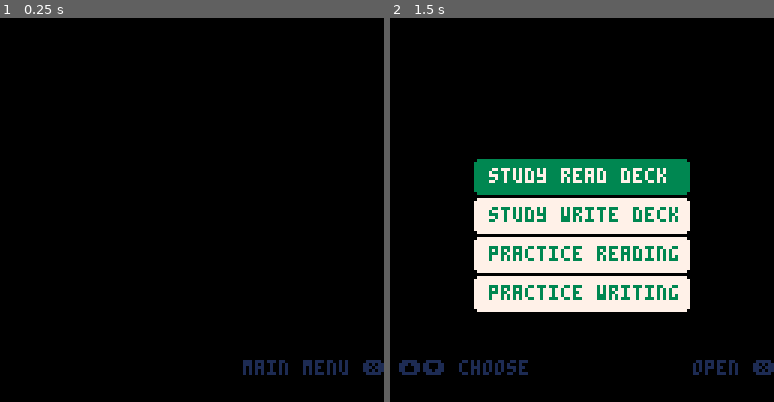
Above: before the commit, frames 1-2 (left to right).
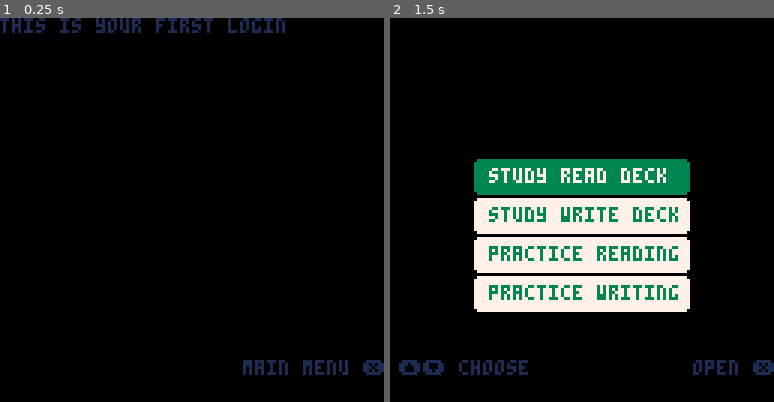
Above: after the commit, the same moments.

Repository: SestrenExsis/KanaPractice
Game: PICO-8 cartridge hiragana.p8
Same seed, same stepped clock (60 frames per second), same inputs: the game is played once before the commit and once after it.
Inputs (mouse positions are in pixels of both pictures, inside the frame that each line leads up to):
- Up to frame 1 (0.25 s): no input
- Up to frame 2 (1.5 s): tap O (Z key) at 0.33, 0.7, 1.43 s; click (459, 121) at 0.67 s; tap X (X key) at 1.07 s; click (520, 267) at 1.22 s

The runs differ from the first frame. In frame 1, 1.1% of the frame differs, in the area x 0-75%, y 0-4%; in frame 2, nothing differs.

Commit message:
Show previous login time in UTC

Diff:
--- a/hiragana.p8
+++ b/hiragana.p8
@@ -416,12 +416,6 @@
 -- 63   : memory version
 
 function _init()
-	local yr=stat(80) --4-digit
-	local mo=stat(81) --1..12
-	local dy=stat(82) --1..31
-	local hr=stat(83) --0..23
-	local mi=stat(84) --0..59
-	local sc=stat(85) --0..61
 	if dget(63)==0 then
 		-- if this is first load
 		-- add a,e,i,o,u to decks
@@ -431,6 +425,33 @@
 		dset(3,0x4000.4000)
 		dset(4,0x4000.4000)
 	end
+	-- store previous login time
+	local l=""
+	if dget(57)==0 then
+		l="this is your first login"
+	else
+		local yr=tostr(dget(57))
+		local mo=tostr(dget(58))
+		if (#mo==1) mo="0"..mo
+		local dy=tostr(dget(59))
+		if (#dy==1) dy="0"..dy
+		local hr=tostr(dget(60))
+		if (#hr==1) hr="0"..hr
+		local mi=tostr(dget(61))
+		if (#mi==1) mi="0"..mi
+		local sc=tostr(dget(62))
+		if (#sc==1) sc="0"..sc
+		l=l..yr.."-"..mo.."-"..dy
+		l=l.." "..hr..":"..mi.." utc"
+	end
+	_logtm=l
+	-- get current time
+	yr=stat(80) --4-digit
+	mo=stat(81) --1..12
+	dy=stat(82) --1..31
+	hr=stat(83) --0..23
+	mi=stat(84) --0..59
+	sc=stat(85) --0..61
 	dset(57,yr)
 	dset(58,mo)
 	dset(59,dy)
@@ -599,6 +620,7 @@
 
 function drawtitle()
 	cls()
+	print(_logtm)
 	drawmsgs()
 end
 
